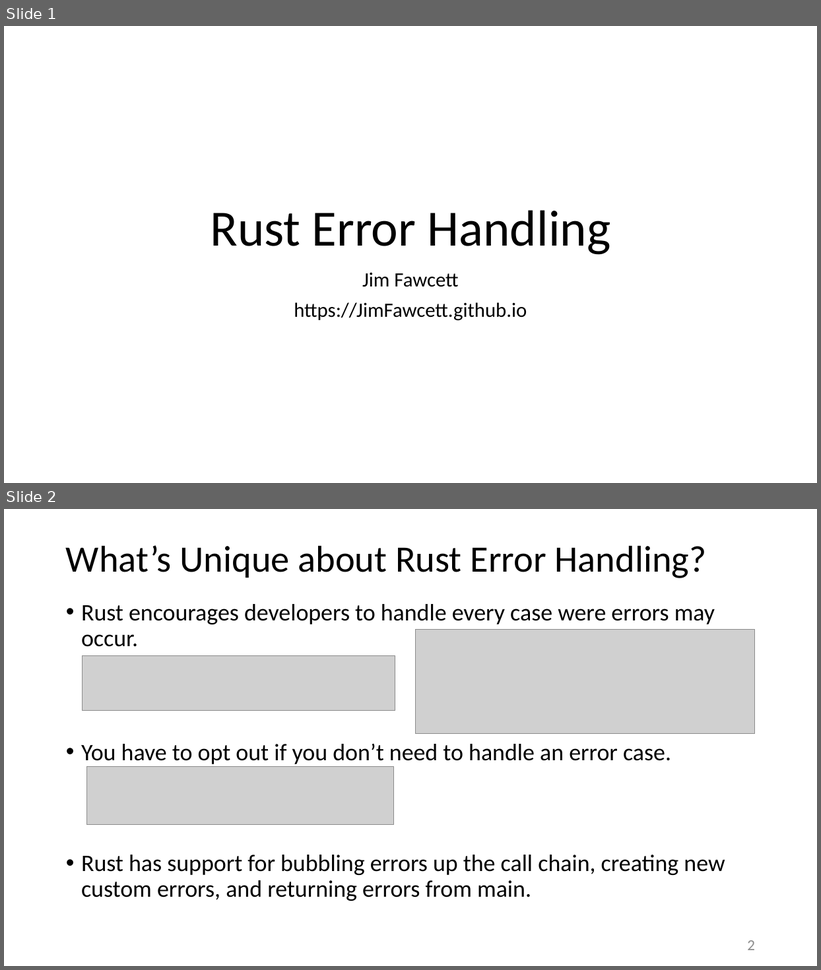
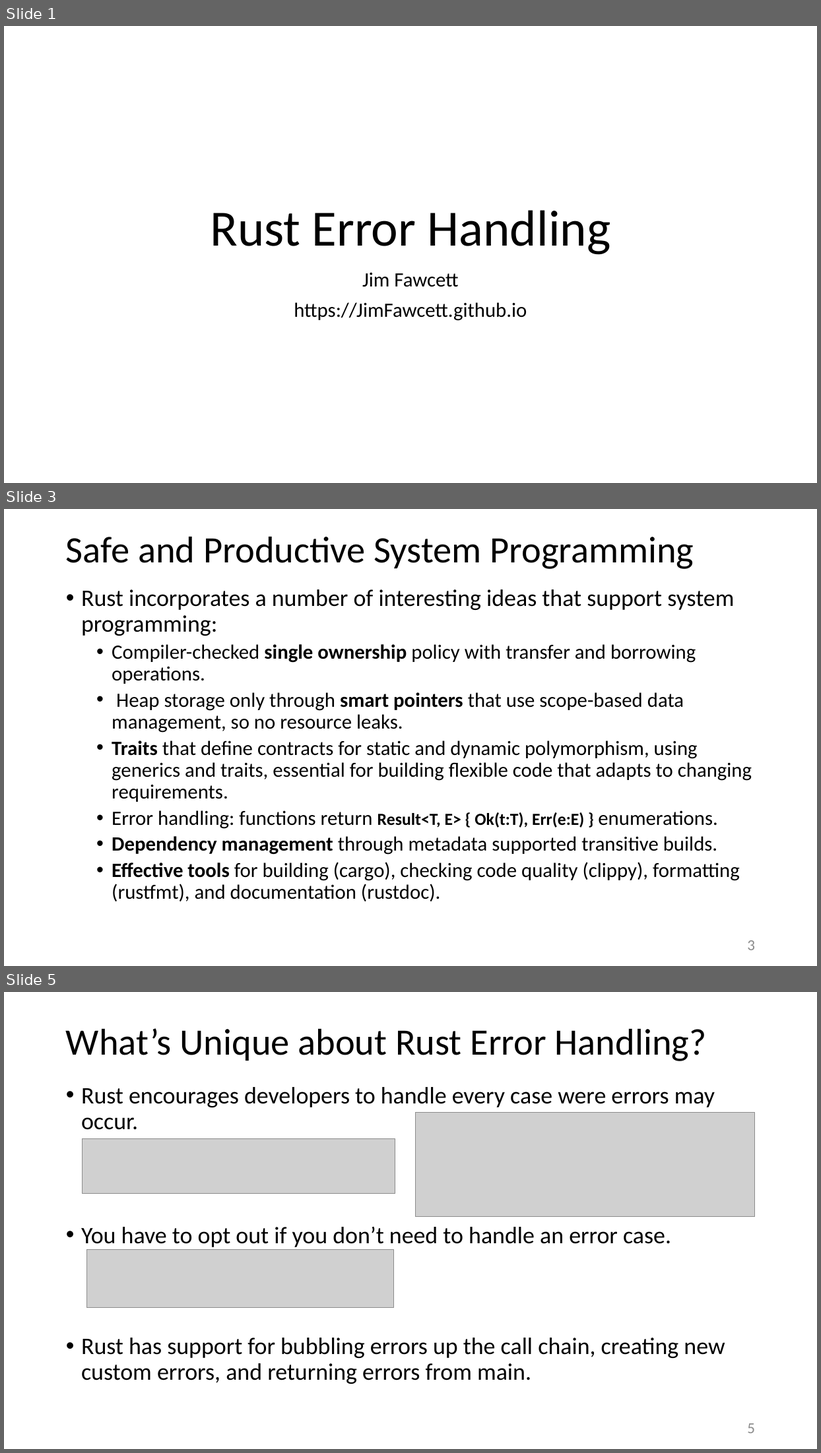
Before and after one commit to JimFawcett/JimFawcett.github.io, a slide deck: Resources/RustErrorHandling.pptx. Shown one above the other, each under a label of ours: slides 1 and 2 before the commit, slides 1, 3 and 5 after it; the slides between them are not shown. The pictures are 821x970 and 821x1453 pixels, drawn with LibreOffice and Linux fonts; fonts in the diff are those of the drawing; grey boxes stand for pictures. Boxes give left, top, right and bottom in pixels: in the first picture for what was removed or moved away, otherwise in the second. Text is boxed around its words. In the diff, an @@ line names an element or a change of style, - is before the commit and + after.

```diff
--- a/Resources/RustErrorHandling.pptx
+++ b/Resources/RustErrorHandling.pptx
@@ slide 3 added at box(4, 509, 817, 966), background #FFFFFF @@
@@ title added at box(66, 536, 694, 569), 44 pt, text #000000 @@
+Safe and Productive System Programming
@@ text added at box(81, 590, 752, 902), 24 pt, text #000000 @@
+• Rust incorporates a number of interesting ideas that support system programming:
+  • Compiler-checked single ownership policy with transfer and borrowing operations.
+  • Heap storage only through smart pointers that use scope-based data management, so no resource leaks.
+  • Traits that define contracts for static and dynamic polymorphism, using generics and traits, essential for building flexible code that adapts to changing requirements.
+  • Error handling: functions return Result<T, E> { Ok(t:T), Err(e:E) } enumerations.
+  • Dependency management through metadata supported transitive builds.
+  • Effective tools for building (cargo), checking code quality (clippy), formatting (rustfmt), and documentation (rustdoc).
@@ page number added at box(747, 941, 755, 951), 18 pt, text #8C8C8C @@
+3
@@ what was slide 2 is now slide 5 @@
@@ page number at box(747, 1424, 755, 1434): text changed @@
-2
+5
```
Also in this commit, not shown: 2 other slides added, 1 other file.
